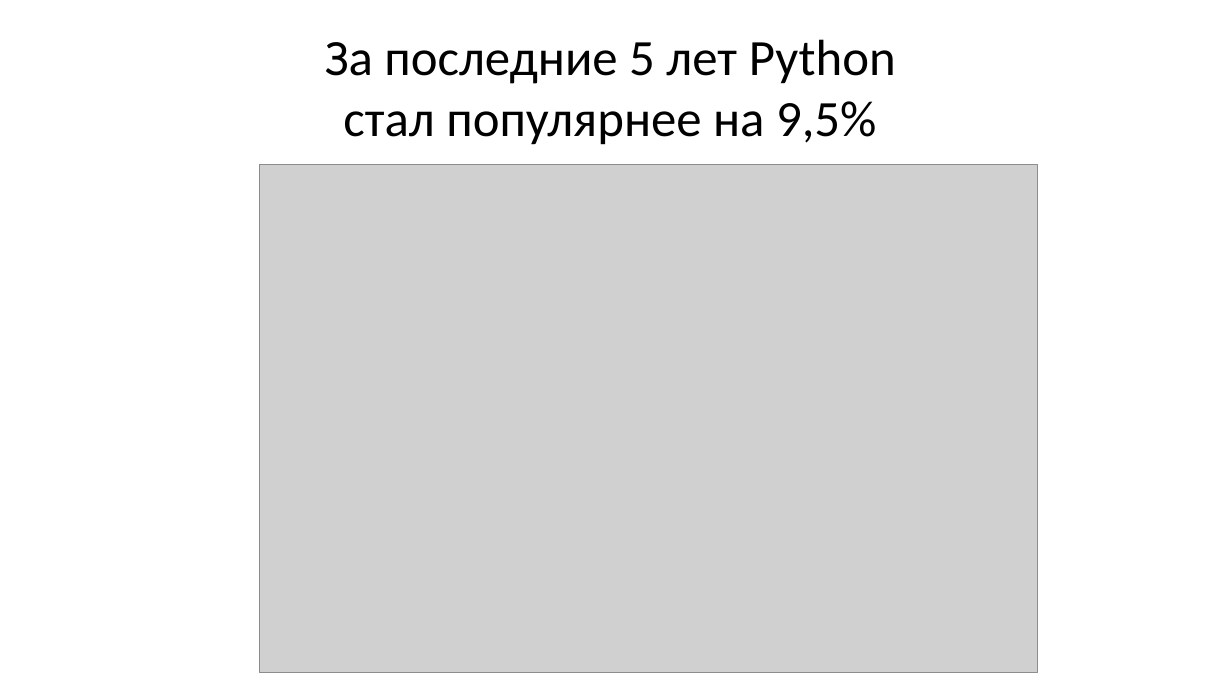
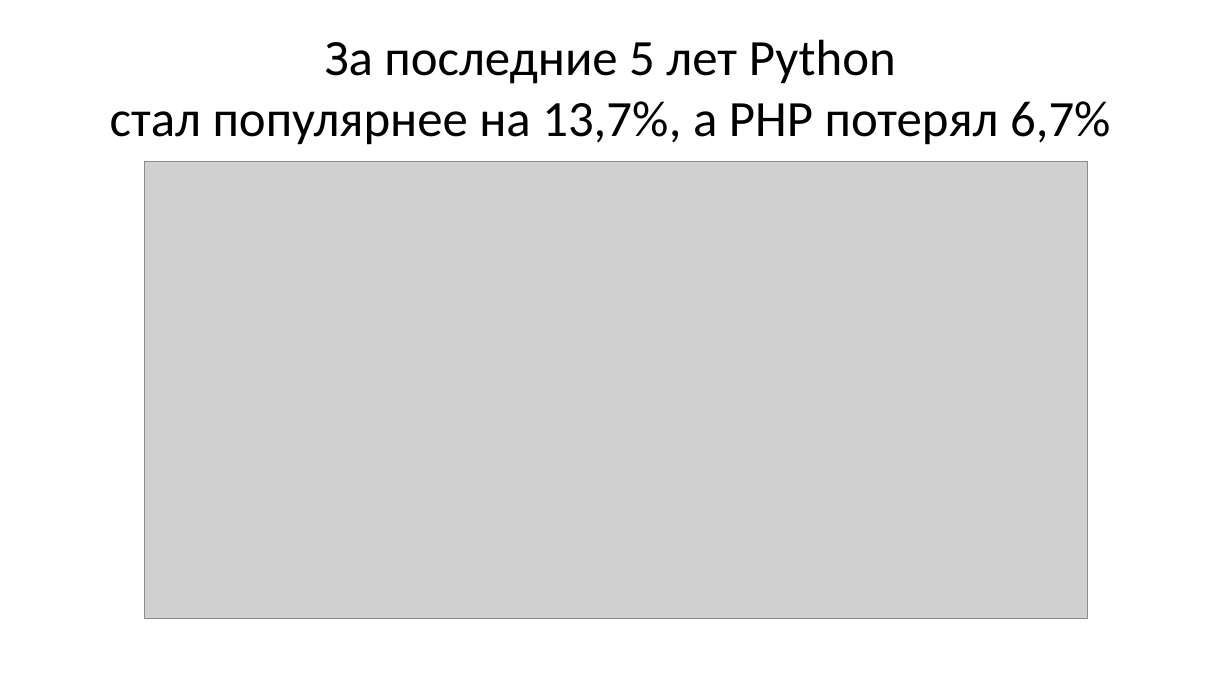
Before and after one commit to maxchv/LearnPython, a slide deck: slide 7 of webminar.pptx (slide 6 before the commit). Drawn at 1232x693 pixels with LibreOffice and Linux fonts; fonts in the diff are those of the drawing; grey boxes stand for pictures. Boxes give left, top, right and bottom in pixels: in the first picture for what was removed or moved away, otherwise in the second. Text is boxed around its words. In the diff, an @@ line names an element or a change of style, - is before the commit and + after.

```diff
--- a/webminar.pptx
+++ b/webminar.pptx
@@ title at (110,39,1110,145): text changed @@
-За последние 5 лет Python
-стал популярнее на 9,5%
+За последние 5 лет Python
+стал популярнее на 13,7%, а PHP потерял 6,7%
@@ picture: place and size @@
-picture at (260,165,1039,673)
+picture at (144,162,1088,619)
```
Also in this commit, not shown: 12 other slides changed, 3 slides added, 1 slide removed.
